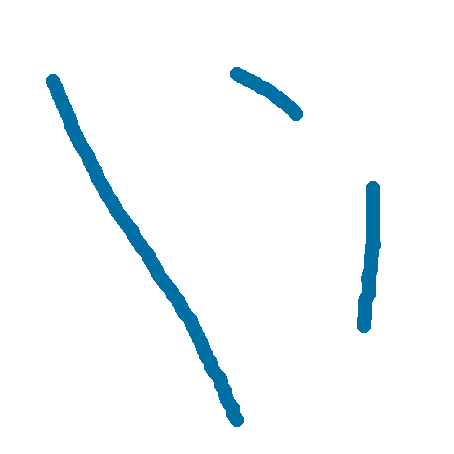
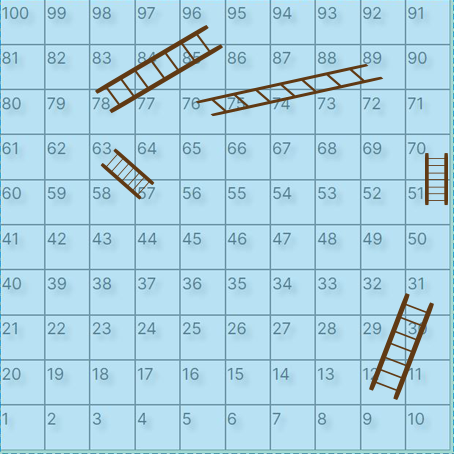
Layer changes from the first 454px x 454px image to the second:
added layer "ladders" above "Layer 2" over <box>95,25,448,400</box>
painted on "Layer 2" over <box>46,67,381,427</box>
showed "Layer 1" over <box>0,0,454,454</box>
